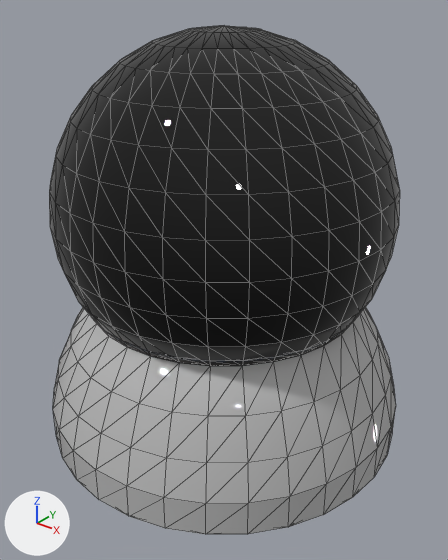
The FBX model Assets/Models/KarKuresi/kar_kuresideniz_feneri.fbx as it was, and as the next commit left it.
One viewpoint serves both versions: a 50 mm camera at (3.84, -4.7, 2.11) aimed at (0.18, -0.12, -0.73). Every picture has the same lights, and +X, +Y and +Z are marked at lower left. Mesh edges are drawn as thin lines. Where no turn or scale is listed for an object, it has been applied to the vertices.
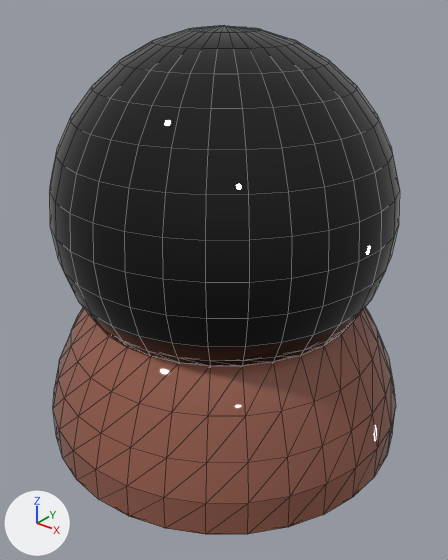
Diff of the bpy script that builds the scene:
```diff
--- a/Assets/Models/KarKuresi/kar_kuresideniz_feneri.fbx.py
+++ b/Assets/Models/KarKuresi/kar_kuresideniz_feneri.fbx.py
@@ mat_16___default @@
+mat_16___default = principled_material('16 - Default')
+mat_16___default.base_color = (0.302, 0.11, 0.0739)  # brown #955d4d
+mat_16___default.roughness = 0.0
@@ me_mesh_001 @@
 me_mesh_001.from_pydata(...)  # 160 vertices, 316 faces; spans x -1.95..1.95, y -1.95..1.95, z -0.75..0.75
-me_mesh_001.materials.append(mat_02___default)  # grey #bcbcbc
+me_mesh_001.materials.append(mat_16___default)  # brown #955d4d
```

Boxes [x1, y1, x2, y2] around the edits, measured in the pictures (448 x 560 px):
'Object001', recoloured (grey to brown)
    both: [53, 307, 396, 534]
